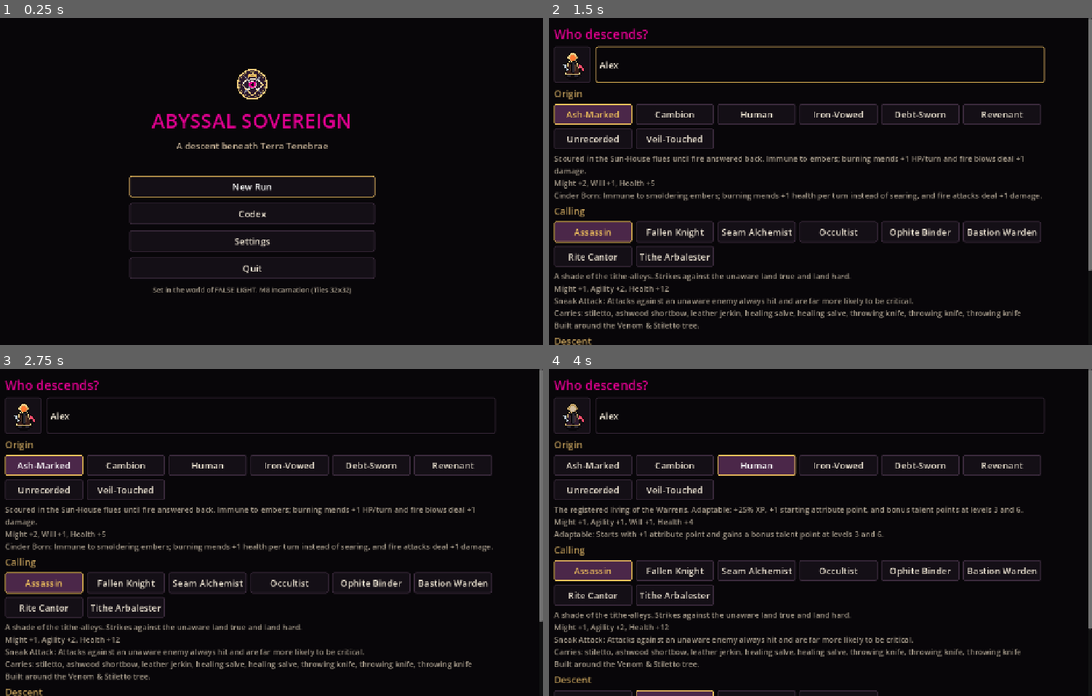
Above: before the commit, frames 1-4 (two rows, left to right).
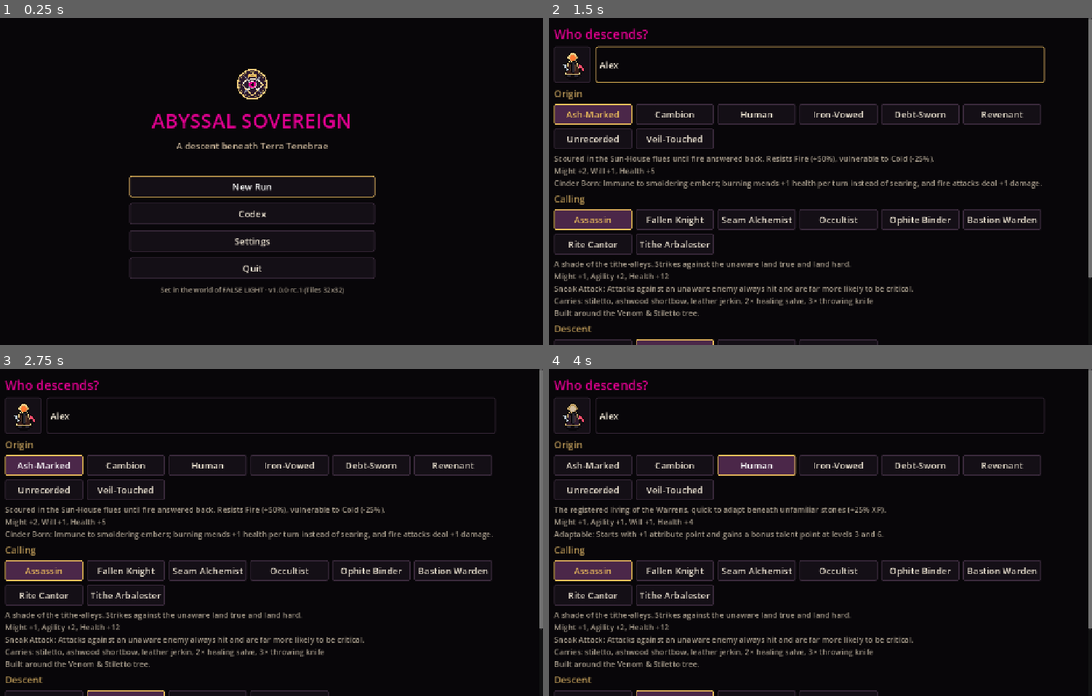
Above: after the commit, the same moments.

Repository: sophiashadow/Abyssal-Sovereign
Game: Godot game, scene res://scenes/main.tscn
The game is run twice, just before and just after one commit, with the same random seed, the same clock (stepped at 60 frames per second) and the same inputs.
Inputs (mouse positions are in pixels of both pictures, inside the frame that each line leads up to):
- Up to frame 1 (0.25 s): no input
- Up to frame 2 (1.5 s): click "New Run" at 0.5 s; click (820, 63) at 1.27 s; type "Alex" at 1.35 s
- Up to frame 3 (2.75 s): click "Ash-Marked" at 2 s
- Up to frame 4 (4 s): click "Cambion" at 2.75 s; click "Human" at 3.5 s

The runs differ from the first frame. In frame 1, 0.4% of the frame differs, in the area x 27-65%, y 82-85%; in frame 2, 11%, in the area x 0-100%, y 41-100%; in frame 3, 11%; in frame 4, 1.2%.

Commit message:
M9.4: narrative polish, boss banner fix, creation copy cleanup, and Owner Canon Ledger

Diff:
--- a/content/core/difficulty.json
+++ b/content/core/difficulty.json
@@ -3,7 +3,7 @@
   "version": 1,
   "entries": [
     {"id": "initiate", "name": "Initiate", "order": 0, "description": "A gentler descent for learning the Abyss. Fewer  …(210 unchanged characters)…
-    {"id": "exile", "name": "Exile", "order": 1, "description": "The standard descent: the balance every earlier version shipped with.", "monsters_delta": 0, "group_pct": 75 …(81 unchanged characters)…
+    {"id": "exile", "name": "Exile", "order": 1, "description": "The standard descent beneath Terra Tenebrae. Balanced encounters, supplies, and pressure as authored. Death is permanent.", "monsters_delta": 0, "group_pct": 75 …(81 unchanged characters)…
     {"id": "adversary", "name": "Adversary", "order": 2, "description": "More foes arrive in tighter squads and one mor …(189 unchanged characters)…
     {"id": "sovereign", "name": "Sovereign", "order": 3, "description": "The Abyss presses. Larger, tighter squads, an  …(211 unchanged characters)…
   ]
--- a/content/core/species.json
+++ b/content/core/species.json
@@ -3,28 +3,28 @@
   "version": 1,
   "entries": [
     {"id": "human", "name": "Human",
-     "description": "The registered living of the Warrens. Adaptable: +25% XP, +1 starting attribute point, and bonus talent points at levels 3 and 6.",
+     "description": "The registered living of the Warrens, quick to adapt beneath unfamiliar stones (+25% XP).",
      "attributes": {"might": 1, "agility": 1, "will": 1}, "hp": 4, "hp_per_level": 1, "xp_mult": 1.25, "traits": ["adaptable"]},
     {"id": "revenant", "name": "Revenant",
-     "description": "One of the catalogued dead who refused the record. Hard to kill twice, slow to mend: healing works at half strength. Resists Cold (+50%) and Void (+25%), vulnerable to Radiant (-25%).",
+     "description": "Catalogued dead who refused the final entry. Slow to mend (50% healing). Resists Cold (+50%) and Void (+25%), vulnerable to Radiant (-25%).",
      "attributes": {"might": 2, "agility": 0, "will": 1}, "hp": 6, "hp_per_level": 2, "heal_mult": 0.5, "resists": {"cold": 50, "void": 25, "radiant": -25}, "traits": ["deathless"]},
     {"id": "cambion", "name": "Cambion",
-     "description": "Born of a contract signed beneath the Geometry. Their blows find the gaps in any armor. Resists Fire (+50%) and Void (+25%), vulnerable to Cold (-25%).",
+     "description": "Born of a contract signed beneath the Geometry. Resists Fire (+50%) and Void (+25%), vulnerable to Cold (-25%).",
      "attributes": {"might": 1, "agility": 1, "will": 2}, "hp": 3, "hp_per_level": 1, "resists": {"fire": 50, "void": 25, "cold": -25}, "traits": ["infernal_blood"]},
     {"id": "ashborn", "name": "Ash-Marked",
-     "description": "Scoured in the Sun-House flues until fire answered back. Immune to embers; burning mends +1 HP/turn and fire blows deal +1 damage.",
+     "description": "Scoured in the Sun-House flues until fire answered back. Resists Fire (+50%), vulnerable to Cold (-25%).",
      "attributes": {"might": 2, "agility": 0, "will": 1}, "hp": 5, "hp_per_level": 2, "resists": {"fire": 50, "cold": -25}, "traits": ["cinder_born"]},
     {"id": "veilkin", "name": "Veil-Touched",
-     "description": "Long dwellers along the Ophite seams. Immune to Monopolized Sight and passively spots hidden traps and secret doors.",
+     "description": "Dwellers along the Ophite seams who read hidden joints in the stone (+1 Sight). Resists Void (+35%), vulnerable to Radiant (-10%).",
      "attributes": {"might": 0, "agility": 1, "will": 2}, "hp": 5, "hp_per_level": 1, "mods": {"sight": 1}, "resists": {"void": 35, "radiant": -10}, "traits": ["liminal_sight"]},
     {"id": "ironbound_ward", "name": "Iron-Vowed",
-     "description": "Forged to carry sealed decrees without flinching. Immune to Pinned and gains +1 Subjugation threshold, at a slight step cost.",
+     "description": "Forged to carry sealed decrees without flinching (-5 Speed). Resists Physical (+15%) and Cold (+20%).",
      "attributes": {"might": 2, "agility": 0, "will": 1}, "hp": 7, "hp_per_level": 2, "mods": {"speed": -5}, "resists": {"physical": 15, "cold": 20}, "traits": ["ledger_forged"]},
     {"id": "unrecorded", "name": "Unrecorded",
-     "description": "Struck off every census before birth. Foes miss 10% more often and notice 20% less easily.",
+     "description": "Struck off every census before birth, walking the margins unseen. Resists Void (+25%).",
      "attributes": {"might": 0, "agility": 2, "will": 1}, "hp": 4, "hp_per_level": 1, "resists": {"void": 25}, "traits": ["unfiled"]},
     {"id": "penitent", "name": "Debt-Sworn",
-     "description": "Carries an open tally in blood and breath. Working a Relic or suffering a Chain restores +2 class resource and +1 HP.",
+     "description": "Carries an open tally in blood and breath across the lower courts. Resists Radiant (+20%).",
      "attributes": {"might": 1, "agility": 1, "will": 1}, "hp": 5, "hp_per_level": 1, "resists": {"radiant": 20}, "traits": ["penance_vigor"]}
   ]
 }
--- a/content/presentation/narrative_frames.json
+++ b/content/presentation/narrative_frames.json
@@ -15,7 +15,7 @@
       "loc_key": "frame.sphere.moon",
       "sphere_id": "moon",
       "title": "SPHERE I — MOON: THE OSSUARY WARRENS",
-      "subtitle": "Damp vaults of unreckoned dead, tallow smoke, and damp bone ledgers.",
+      "subtitle": "Damp vaults of unreckoned dead, tallow smoke, and moldering bone ledgers.",
       "canon_status": "Canon-derived"
     },
     "2": {
--- a/src/ui/main.gd
+++ b/src/ui/main.gd
@@ -5,6 +5,7 @@
 
 const AUTOSAVE_EVERY_TURNS := 20
 const LOG_LINES := 7
+const APP_VERSION := "1.0.0-rc.1"
 
 enum Screen { TITLE, CREATE, GAME, END, ERROR }
 
@@ -356,7 +357,7 @@
 	if not OS.has_feature("web"):
 		col.add_child(_btn("Quit", func() -> void: get_tree().quit()))
 	var mode_tag := "Tiles 32x32" if settings.render_mode == "tiles" else "Classic Glyph"
-	var foot := _label("Set in the world of FALSE LIGHT. M8 Incarnation (%s)" % mode_tag, Palette.TEXT_DIM, 0.75)
+	var foot := _label("Set in the world of FALSE LIGHT · v%s (%s)" % [APP_VERSION, mode_tag], Palette.TEXT_DIM, 0.75)
 	foot.horizontal_alignment = HORIZONTAL_ALIGNMENT_CENTER
 	col.add_child(foot)
 
@@ -521,9 +522,18 @@
 	for t in d.get("traits", []):
 		parts.append("%s: %s" % [String(t).capitalize(), Traits.describe(String(t))])
 	if kind == "classes":
+		var gear_counts := {}
+		var gear_order: Array[String] = []
+		for g in d.get("starting_equipment", []) + d.get("starting_items", []):
+			var gname := String(db.get_def("items", String(g))["name"])
+			if not gear_counts.has(gname):
+				gear_counts[gname] = 0
+				gear_order.append(gname)
+			gear_counts[gname] = int(gear_counts[gname]) + 1
 		var gear: PackedStringArray = []
-		for g in d.get("starting_equipment", []) + d.get("starting_items", []):
-			gear.append(String(db.get_def("items", String(g))["name"]))
+		for gn in gear_order:
+			var cnt := int(gear_counts[gn])
+			gear.append("%d× %s" % [cnt, gn] if cnt > 1 else gn)
 		parts.append("Carries: " + ", ".join(gear))
 		if String(d.get("signature_tree", "")) != "":
 			parts.append("Built around the %s tree." % String(d["signature_tree"]))
@@ -1240,7 +1250,7 @@
 			if (foe.tags.has("boss") or foe.unique) and not _seen_bosses.has(foe.template_id):
 				_seen_bosses[foe.template_id] = true
 				var mdef: Dictionary = db.get_def("monsters", foe.template_id)
-				_show_banner(frames.boss_kicker(), foe.name, String(mdef.get("desc", "Guardian of the Seal.")), "", Palette.ALERT)
+				_show_banner(frames.boss_kicker(), foe.name, String(mdef.get("description", "Guardian of the Seal.")), "boss_seal", Palette.ALERT)
 				break
 	_refresh()
 
@@ -2905,10 +2915,17 @@
 	else:
 		col.add_child(_label(String(loss["epitaph"]), Palette.LORE))
 		col.add_child(_label("Slain by %s in %s." % [world.death_cause, fd.get("name", "the dark")], Palette.TEXT))
-	col.add_child(_label("%s, %s %s, level %d. %d turns. Seed %d." % [p.name.left(1).to_upper() + p.name.substr(1), db.get_def("species", p.species_id)["name"],
-		db.get_def("classes", p.class_id)["name"], p.level, world.turns, world.run_seed], Palette.TEXT_DIM, 0.9))
-	col.add_child(_label("Journey: %d floors visited, %d NPCs met, %d threads settled. Return %d / Serpent %d / Apoth %d." % [
-		world.visited_floors.size(), world.npcs_met.size(), world.resolved_thread_count(), world.way_return, world.way_serpent, world.apotheosis
+	var prof_name := String(Difficulty.profile(db, world.difficulty).get("name", "Exile"))
+	col.add_child(_label("%s, %s %s, level %d (%s). %d turns. Seed %d." % [p.name.left(1).to_upper() + p.name.substr(1), db.get_def("species", p.species_id)["name"],
+		db.get_def("classes", p.class_id)["name"], p.level, prof_name, world.turns, world.run_seed], Palette.TEXT_DIM, 0.9))
+	var fl_n := world.visited_floors.size()
+	var npc_n := world.npcs_met.size()
+	var th_n := world.resolved_thread_count()
+	col.add_child(_label("Journey: %d %s visited, %d %s met, %d %s settled. Return %d / Serpent %d / Apotheosis %d." % [
+		fl_n, "floor" if fl_n == 1 else "floors",
+		npc_n, "NPC" if npc_n == 1 else "NPCs",
+		th_n, "thread" if th_n == 1 else "threads",
+		world.way_return, world.way_serpent, world.apotheosis
 	], Palette.RECORD, 0.85))
 	col.add_child(_label("Death is permanent: this run's save has been erased.", Palette.TEXT_DIM, 0.8) if not won else _label("This run's save has been erased.", Palette.TEXT_DIM, 0.8))
 	var again := _btn("New run", func() -> void:
Not shown, changed: docs/HANDOFF.md
Not shown, changed: docs/M9_DEFECT_REGISTER.md
Not shown, added: docs/OWNER_CANON_LEDGER.md
